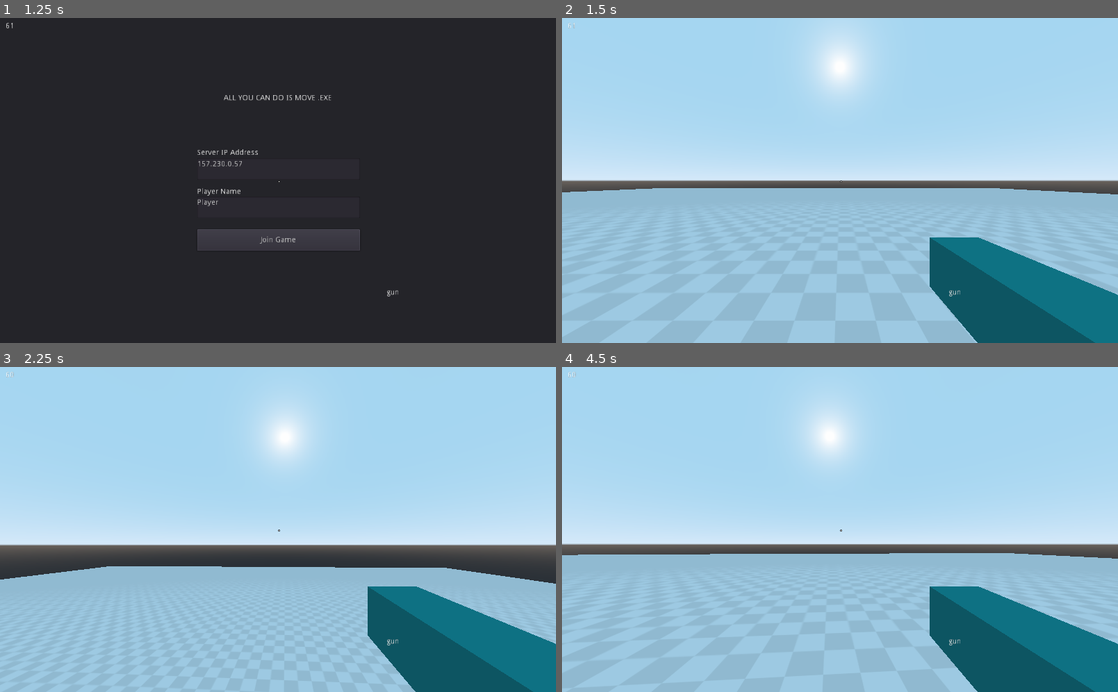
Above: before the commit, frames 1-4 (two rows, left to right).
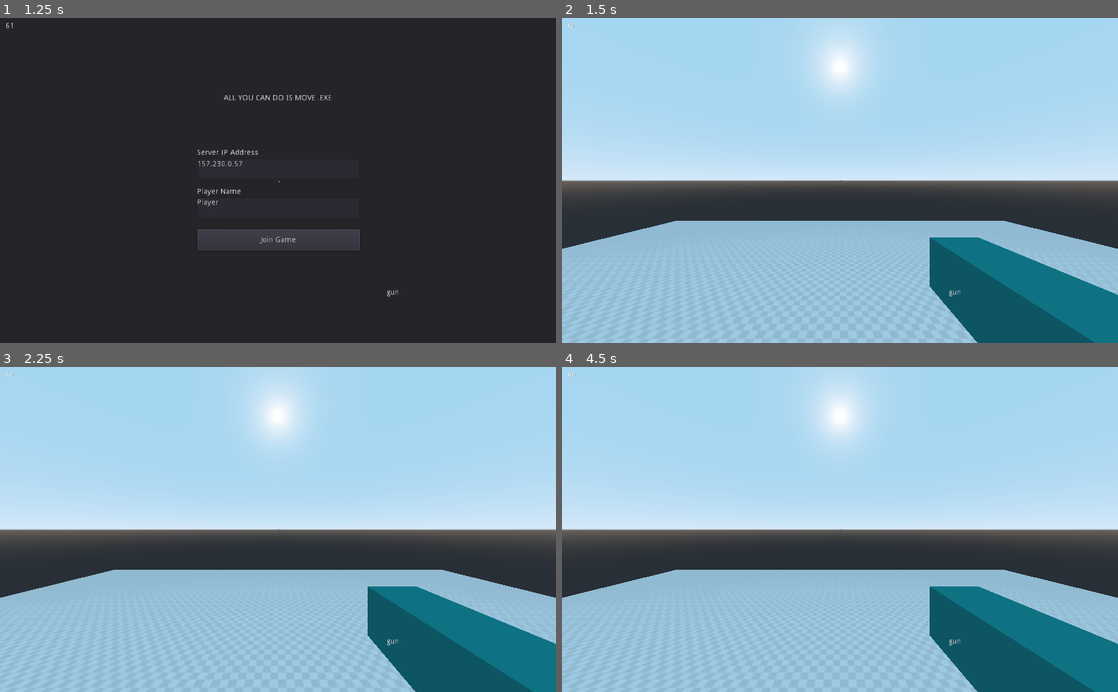
Above: after the commit, the same moments.

Repository: singerbj/for-tomorrow
Game: Godot game, scene res://scenes/Client.tscn
The game is run twice, just before and just after one commit, with the same random seed, the same clock (stepped at 60 frames per second) and the same inputs.
Inputs (mouse positions are in pixels of both pictures, inside the frame that each line leads up to):
- Up to frame 1 (1.25 s): tap Enter at 0.5 s; move the mouse to (400, 164) at 0.52 s; hold D (m_right) from 0.53 s (still down); click (400, 164) at 0.6 s; tap Space (jump) at 0.77, 1.07 s; tap Mouse wheel down (scroll_down) at 0.8 s
- Up to frame 2 (1.5 s): release D (m_right) at 1.25 s; click "Join Game" at 1.25 s
- Up to frame 3 (2.25 s): tap Space (jump) at 2 s; move the mouse to (250, 529) at 2.02 s; hold W (m_forward) from 2.03 s (still down); tap Mouse wheel down (scroll_down) at 2.1 s
- Up to frame 4 (4.5 s): keep holding W (m_forward); tap Space (jump) at 2.27, 2.57, 3.6, 3.77, 4.07 s; tap Mouse wheel up (scroll_up) at 2.3, 2.85 s; move the mouse to (851, 523) at 2.77 s; hold Space (jump) 2.78-3.53 s; move the mouse to (834, 536) at 3.52 s; click (834, 536) at 3.8 s; move the mouse to (878, 532) at 4.27 s; tap Q (change_mouse_mode) at 4.35 s

Frame 1 is identical in both runs. In frame 2, 11% of the frame differs, in the area x 0-100%, y 52-71%; in frame 3, 10%; in frame 4, 15%, in the area x 0-100%, y 5-71%.

Commit message:
fullscreen in production

Diff:
--- a/client/scripts/ChatContainer.gd
+++ b/client/scripts/ChatContainer.gd
@@ -4,7 +4,7 @@
 const COLOR_TEAM = '#AAAAFF'
 const COLOR_GLOBAL = '#FFFFAA'
 
-var focus_grab : bool = false
+var is_open : bool = false
 var mode : String
 var chatlog: Array
 
@@ -13,7 +13,6 @@
 onready var inputField = get_node("VBoxContainer/InputLine/LineEdit")
 onready var inputLabel = get_node("VBoxContainer/InputLine/Label")
 onready var sanitizer = get_node("VBoxContainer/Sanitizer")
-
 
 
 func _ready() -> void:
@@ -38,8 +37,8 @@
 
 
 func _on_LineEdit_text_changed(new_text : String) -> void:
-	if not focus_grab:
-		focus_grab = true
+	if !is_open:
+		is_open = true
 		inputField.clear()
 
 
@@ -49,8 +48,8 @@
 
 func _on_LineEdit_focus_exited() -> void:
 	inputField.clear()
-	print("clear")
-	focus_grab = false
+#	print("clear")
+	is_open = false
 	inputLine.visible = false
 
 func _on_LineEdit_text_entered(new_text) -> void:
@@ -82,4 +81,5 @@
 		Log.remove_line(0)
 
 func beep():
-	print("beep")
+#	print("beep")
+	return
--- a/client/scripts/Client.gd
+++ b/client/scripts/Client.gd
@@ -30,8 +30,9 @@
 			Input.set_mouse_mode(Input.MOUSE_MODE_VISIBLE)
 
 func _physics_process(delta) -> void:
-	$InputHandler.process_input(delta)
-	$PlayersHandler.process_other_players(delta)
+	if ClientData.connected:
+		$InputHandler.process_input(delta)
+		$PlayersHandler.process_other_players(delta)
 
 func handle_tick_update(update : Dictionary):
 	if update.has("missing_packets"):
--- a/client/scripts/InputHandler.gd
+++ b/client/scripts/InputHandler.gd
@@ -8,24 +8,24 @@
 
 func process_input(delta):
 	var button_list = []
-
-	if Input.is_action_pressed("m_forward"):
-		button_list.append("m_forward")
-	if Input.is_action_pressed("m_backward"):
-		button_list.append("m_backward")
-	if Input.is_action_pressed("m_left"):
-		button_list.append("m_left")
-	if Input.is_action_pressed("m_right"):
-		button_list.append("m_right")
-	if Input.is_action_pressed("jump"):
-		button_list.append("jump")
-
-	if Input.is_action_just_released("scroll_down"):
-		button_list.append("scroll_down")
-	if Input.is_action_just_released("scroll_up"):
-		button_list.append("scroll_up")
-	if Input.is_action_just_pressed("interact"):
-		button_list.append("interact")
+	if !ClientData.chat.is_open:
+		if Input.is_action_pressed("m_forward"):
+			button_list.append("m_forward")
+		if Input.is_action_pressed("m_backward"):
+			button_list.append("m_backward")
+		if Input.is_action_pressed("m_left"):
+			button_list.append("m_left")
+		if Input.is_action_pressed("m_right"):
+			button_list.append("m_right")
+		if Input.is_action_pressed("jump"):
+			button_list.append("jump")
+
+		if Input.is_action_just_released("scroll_down"):
+			button_list.append("scroll_down")
+		if Input.is_action_just_released("scroll_up"):
+			button_list.append("scroll_up")
+		if Input.is_action_just_pressed("interact"):
+			button_list.append("interact")
 	if Input.is_action_just_pressed("exit"):
 		button_list.append("exit")
 		get_tree().quit()
@@ -44,6 +44,9 @@
 	# Keep information about this input so we can verify it later, when the
 	# server responds: input number (for matching), input results (for verification)
 	var P = get_node("../Player")
+	if P == null:
+		return
+
 	P.rotate_player(input["Motion"])
 
 	var move_vector = Vector3(0, 0, 0)
@@ -128,7 +131,6 @@
 		if key != "head_angle": # TODO: remove this?
 			for i in range(len(local_input_data[key])):
 				if abs(local_input_data[key][i] - server_input_data[key][i]) > ClientData.EPSILON:
-					print("key thats different= " + key)
 					diff = true
 					source = key
 					break
--- a/client/scripts/Level.gd
+++ b/client/scripts/Level.gd
@@ -1,7 +1,7 @@
 extends Spatial
 
 func _ready():
-	print(name)
+	print("Level loaded: " + name)
 
 
 func update_world(world):
--- a/client/scripts/Menu.gd
+++ b/client/scripts/Menu.gd
@@ -4,8 +4,20 @@
 
 func _ready():
 	$Button.connect("pressed", self, "button_pressed")
-	$TextEdit.text = "157.230.0.57"
-#	$TextEdit.text = "127.0.0.1"
+
+	var is_dev_env = OS.get_environment("GODOT_DEV_ENV")
+	if is_dev_env != "":
+		print("Starting in dev environment!")
+		$TextEdit.text = "127.0.0.1"
+		emit_signal("join_signal", $TextEdit.text, $TextEdit2.text)
+	else:
+		print("Starting in production environment!")
+		OS.window_fullscreen = true
+		$TextEdit.text = "157.230.0.57"
+
+func _process(delta):
+	self.rect_size.x = OS.get_screen_size().x
+	self.rect_size.y = OS.get_screen_size().y
 
 func button_pressed():
 	emit_signal("join_signal", $TextEdit.text, $TextEdit2.text)
--- a/client/scripts/Server.gd
+++ b/client/scripts/Server.gd
@@ -4,6 +4,7 @@
 var port = 6969
 var menu_instance = null
 
+const Player = preload("res://scenes/Player.tscn")
 const Menu = preload("res://scenes/Menu.tscn")
 
 func _ready():
@@ -39,7 +40,7 @@
 		add_child(menu_instance)
 
 func _on_join_signal(ip_address, player_name):
-	print("_on_join_signal")
+	print("Joining game at " +  ip_address + " with player name: " + player_name)
 	ConnectToServer(ip_address, player_name)
 	Input.set_mouse_mode(Input.MOUSE_MODE_CAPTURED)
 	menu_instance.queue_free()
@@ -64,7 +65,6 @@
 func _on_connection_succeeded():
 	ClientData.connected = true
 	print("Connected Successfully")
-
 
 remote func confirm_connection(connect_info):
 	get_node("../Client/Player").set_up(connect_info["player"])
Not shown, changed: start_all.sh
Not shown, changed: start_client.sh
Not shown, changed: start_clients.sh
Not shown, changed: start_server.sh
